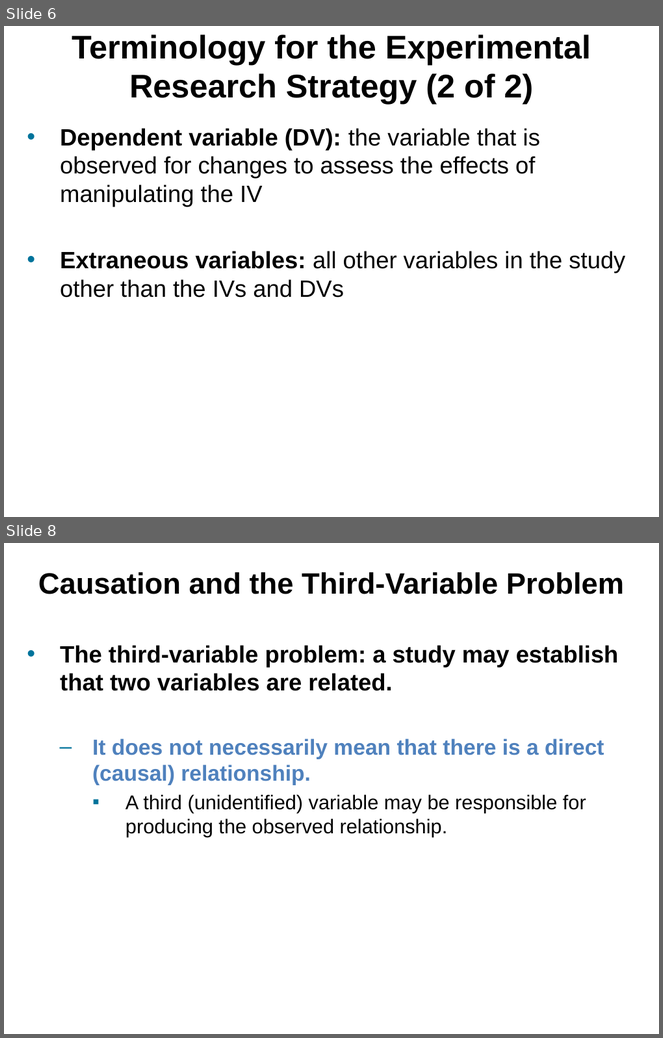
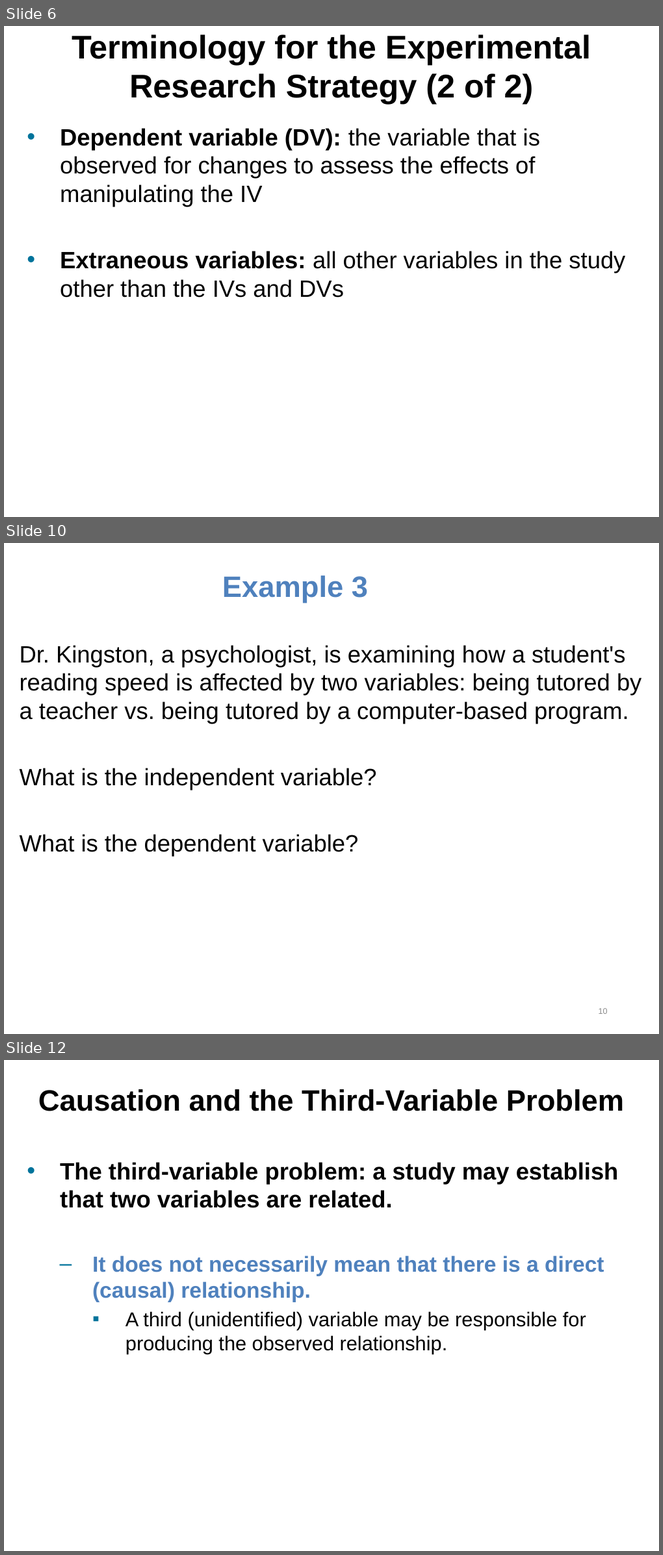
Before and after one commit to npm27/Teaching-Materials, a slide deck: Research Methods/Slides/Chapter 7.pptx. Shown one above the other, each under a label of ours: slides 6 and 8 before the commit, slides 6, 10 and 12 after it; the slides between them are not shown. The pictures are 663x1038 and 663x1555 pixels, drawn with LibreOffice and Linux fonts; fonts in the diff are those of the drawing. Boxes give left, top, right and bottom in pixels: in the first picture for what was removed or moved away, otherwise in the second. Text is boxed around its words. In the diff, an @@ line names an element or a change of style, - is before the commit and + after.

```diff
--- a/Research Methods/Slides/Chapter 7.pptx
+++ b/Research Methods/Slides/Chapter 7.pptx
@@ slide 10 added at (4,543,659,1034), background #FFFFFF @@
@@ title added at (222,575,368,603), 32.4 pt, text #4F81BD, bold @@
+Example 3
@@ text added at (20,645,642,856), 26 pt, text #000000 @@
+Dr. Kingston, a psychologist, is examining how a student's reading speed is affected by two variables: being tutored by a teacher vs. being tutored by a computer-based program.
+What is the independent variable?
+What is the dependent variable?
@@ page number added at (599,1008,608,1014), 9 pt, text #8C8C8C @@
+10
@@ what was slide 8 is now slide 12 @@
```
Also in this commit, not shown: 2 slides changed, 7 other slides added, 3 slides removed.
